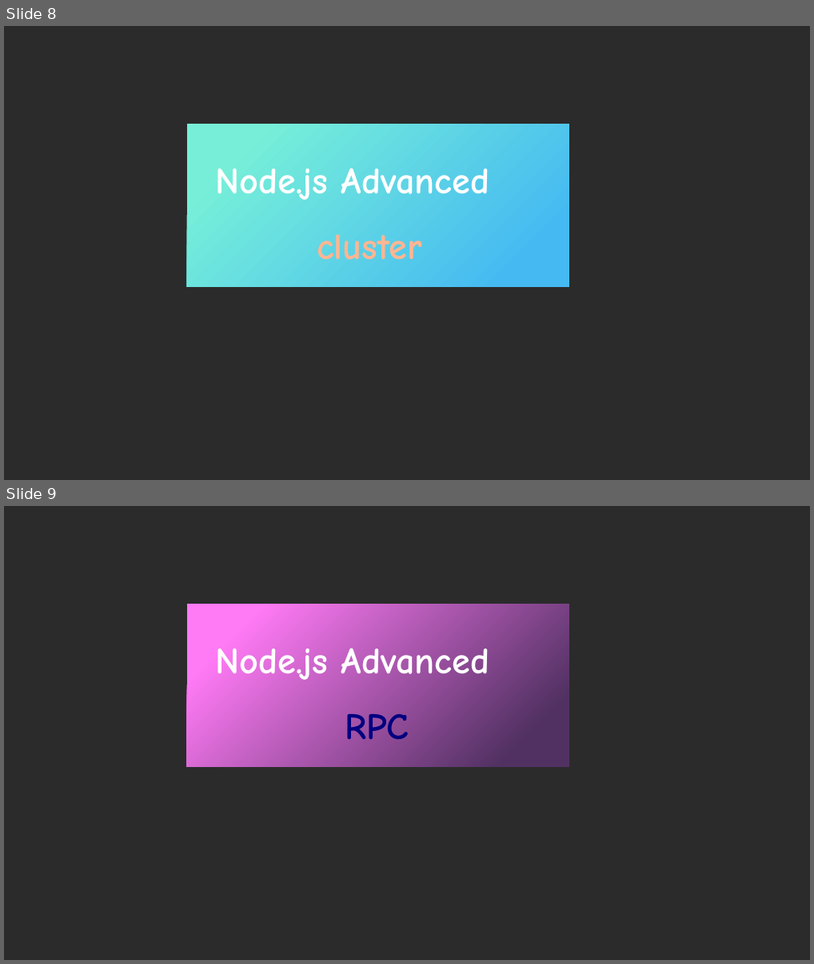
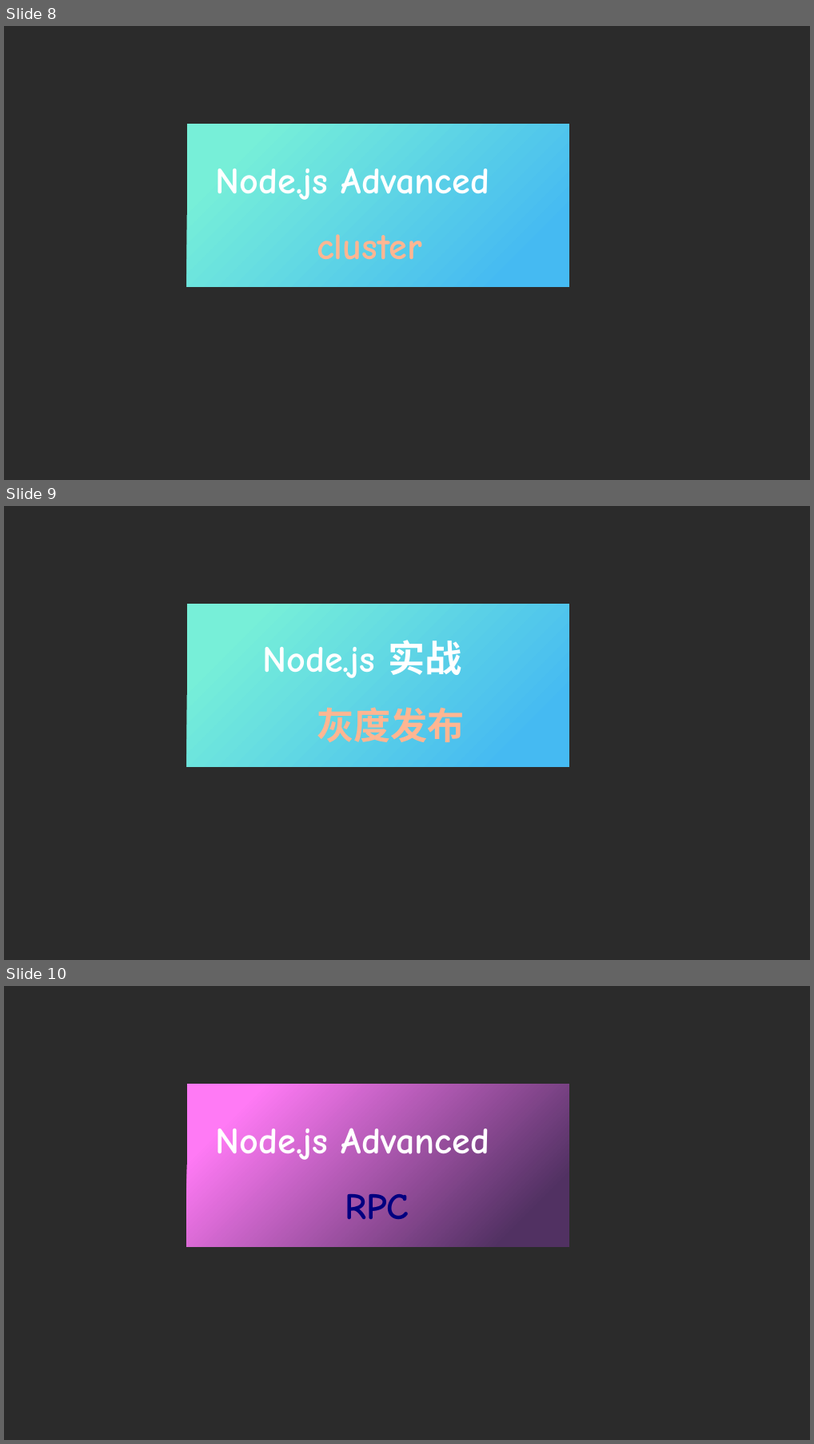
Before and after one commit to ParadeTo/blog, a slide deck: 公众号封面.pptx. Shown one above the other, each under a label of ours: slides 8 and 9 before the commit, slides 8, 9 and 10 after it. The pictures are 814x964 and 814x1444 pixels, drawn with LibreOffice and Linux fonts; fonts in the diff are those of the drawing; background and template pictures are left out; a plain dark background stands for a picture behind light text. Boxes give left, top, right and bottom in pixels: in the first picture for what was removed or moved away, otherwise in the second. Text is boxed around its words. In the diff, an @@ line names an element or a change of style, - is before the commit and + after.

```diff
--- a/公众号封面.pptx
+++ b/公众号封面.pptx
@@ slide 9 added at [4, 506, 810, 960], background picture (left out) @@
@@ rectangle added at [186, 604, 569, 767], fill gradient #77EFD8 to #45BAF2 @@
@@ text added at [262, 640, 462, 678], 44 pt, text #FFFFFF, bold @@
+Node.js 实战
@@ text added at [317, 707, 465, 742], 44 pt, text #FEB692, bold @@
+灰度发布
@@ what was slide 9 is now slide 10 @@
```
Also in this commit, not shown: 1 other file.
